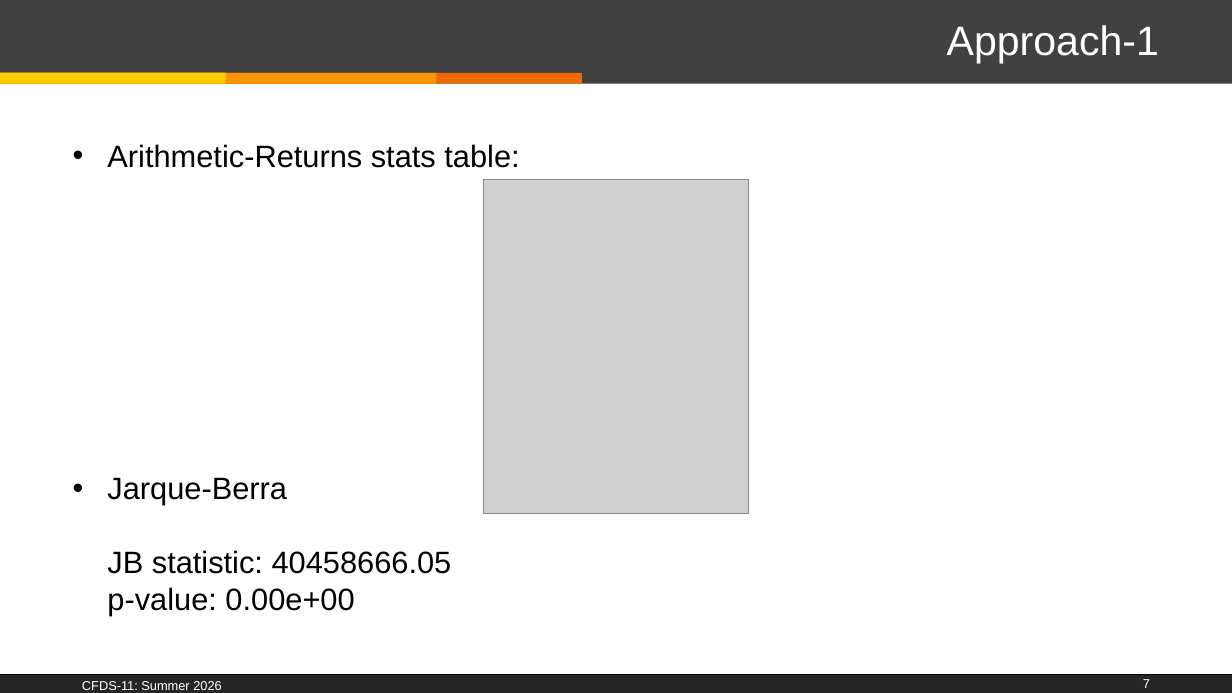
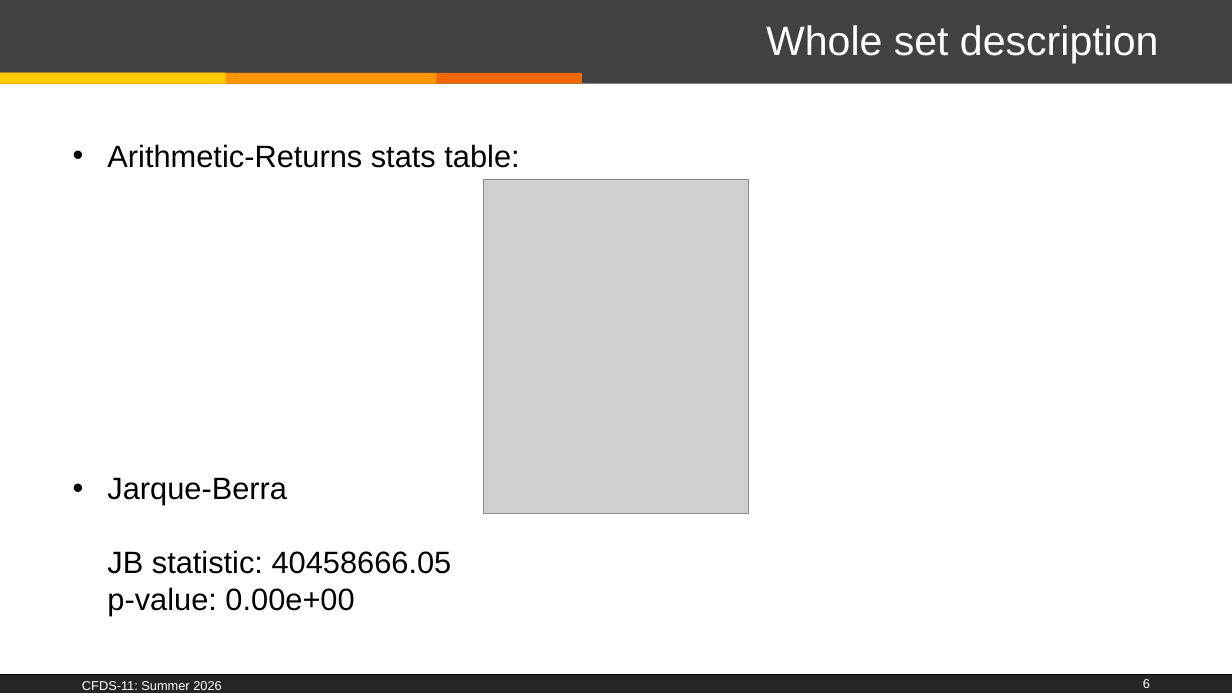
Before and after one commit to PierreNiberon/CFDS-Project, a slide deck: slide 6 of CFDS-11_Class-2025_26-Pierre.pptx (slide 7 before the commit). Drawn at 1232x693 pixels with LibreOffice and Linux fonts; fonts in the diff are those of the drawing; grey boxes stand for pictures; background and template pictures are left out. Boxes give left, top, right and bottom in pixels: in the first picture for what was removed or moved away, otherwise in the second. Text is boxed around its words. In the diff, an @@ line names an element or a change of style, - is before the commit and + after.

```diff
--- a/CFDS-11_Class-2025_26-Pierre.pptx
+++ b/CFDS-11_Class-2025_26-Pierre.pptx
@@ title at bbox=[766, 25, 1159, 63]: text changed @@
-Approach-1
+Whole set description
@@ page number at bbox=[1143, 679, 1150, 688]: text changed @@
-7
+6
```
Also in this commit, not shown: 13 other slides changed, 16 slides added, 1 other file.
